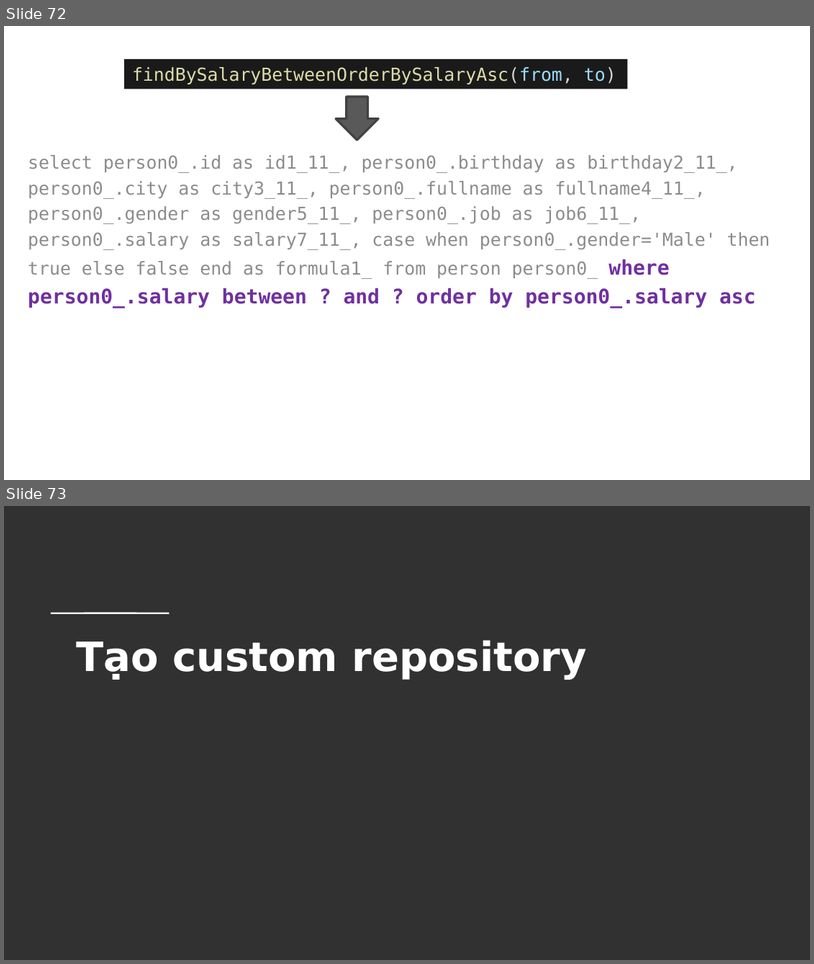
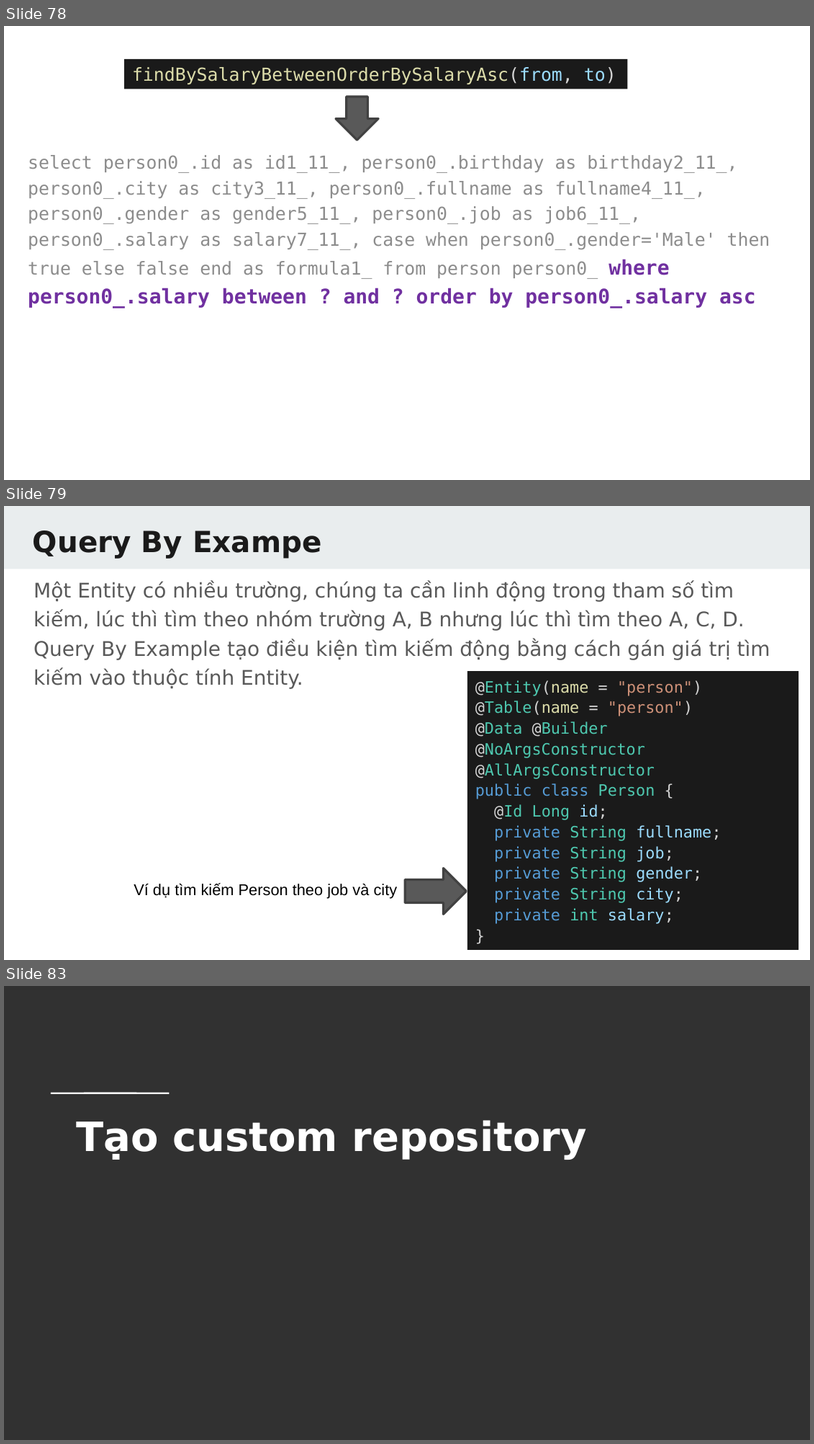
Before and after one commit to TechMaster/springboot2, a slide deck: 14 JPA/JPA.pptx. Shown one above the other, each under a label of ours: slides 72 and 73 before the commit, slides 78, 79 and 83 after it; the slides between them are not shown. The pictures are 814x964 and 814x1444 pixels, drawn with LibreOffice and Linux fonts; fonts in the diff are those of the drawing; background and template pictures are left out. Boxes give left, top, right and bottom in pixels: in the first picture for what was removed or moved away, otherwise in the second. Text is boxed around its words. In the diff, an @@ line names an element or a change of style, - is before the commit and + after.

```diff
--- a/14 JPA/JPA.pptx
+++ b/14 JPA/JPA.pptx
@@ slide 79 added at box(4, 506, 810, 960), background #FFFFFF @@
@@ rectangle added at box(4, 506, 810, 569), fill #E9EDEE @@
@@ title added at box(33, 530, 322, 559), 26 pt, text #1A1A1A, bold @@
+Query By Exampe
@@ text added at box(34, 582, 771, 689), 18 pt, text #595959 @@
+Một Entity có nhiều trường, chúng ta cần linh động trong tham số tìm kiếm, lúc thì tìm theo nhóm trường A, B nhưng lúc thì tìm theo A, C, D. Query By Example tạo điều kiện tìm kiếm động bằng cách gán giá trị tìm kiếm vào thuộc tính Entity.
@@ rectangle added at box(468, 672, 799, 950), fill #1A1A1A, 14 pt, text #4EC9B0 @@
+@Entity(name = "person")
+@Table(name = "person")
+@Data @Builder
+@NoArgsConstructor @AllArgsConstructor
+public class Person {
+@Id Long id;
+private String fullname;
+private String job;
+private String gender;
+private String city;
+private int salary;
+}
@@ right arrow added at box(406, 868, 467, 914), fill #595959, outline #424242 2 pt @@
@@ text added at box(134, 883, 398, 898), 14 pt, text #000000 @@
+Ví dụ tìm kiếm Person theo job và city
@@ what was slide 72 is now slide 78 @@
@@ what was slide 73 is now slide 83 @@
```
Also in this commit, not shown: 6 slides changed, 10 other slides added, 16 other files.
